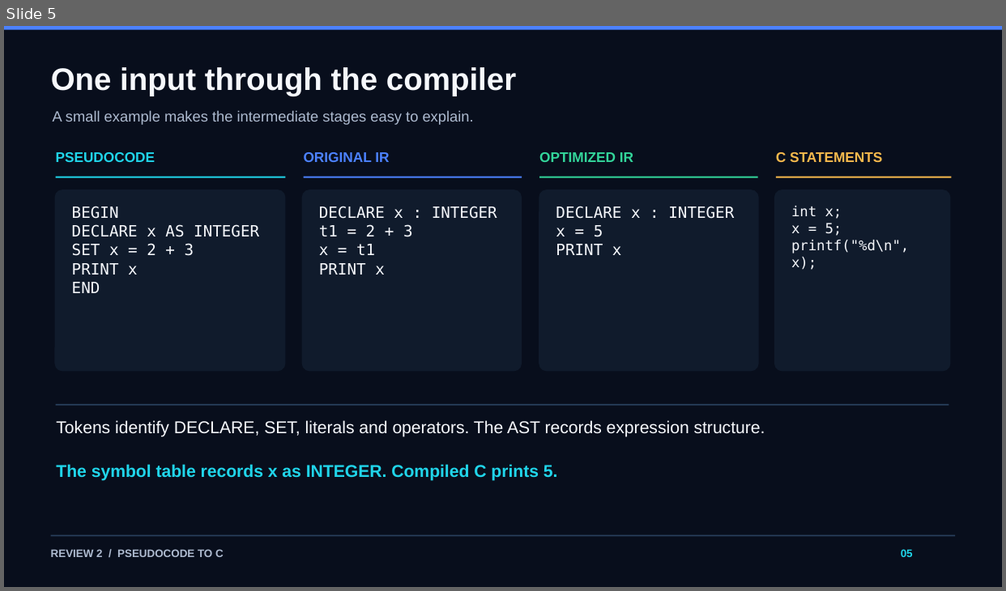
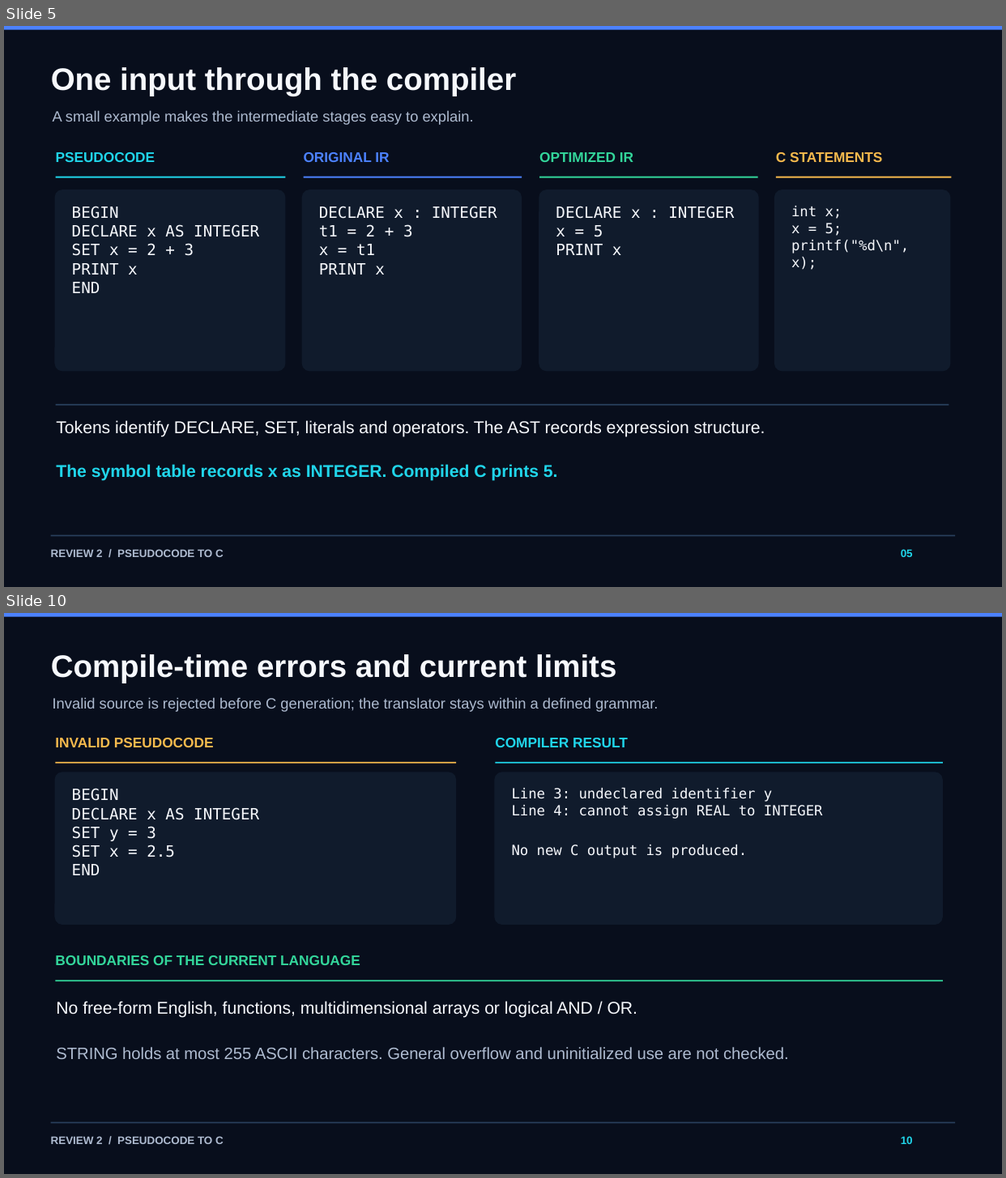
Before and after one commit to Sashwath-sash/pseudocode-to-c, a slide deck: docs/Pseudocode_to_C_Review2.pptx. Shown one above the other, each under a label of ours: slide 5 before the commit, slides 5 and 10 after it; the slides between them are not shown. The pictures are 1006x591 and 1006x1178 pixels, drawn with LibreOffice and Linux fonts; fonts in the diff are those of the drawing. Boxes give left, top, right and bottom in pixels: in the first picture for what was removed or moved away, otherwise in the second. Text is boxed around its words. In the diff, an @@ line names an element or a change of style, - is before the commit and + after.

Commit message:
Show end-to-end compiler examples in Review 2 deck

```diff
--- a/docs/Pseudocode_to_C_Review2.pptx
+++ b/docs/Pseudocode_to_C_Review2.pptx
@@ slide 10 added at [4,613,1002,1174], background #080E1C @@
@@ rectangle added at [4,613,1002,617], fill #4C82FF @@
@@ text added at [51,654,616,683], 30 pt, text #F6F8FC, bold @@
+Compile-time errors and current limits
@@ text added at [53,697,658,712], 14.2 pt, text #AEBBD0 @@
+Invalid source is rejected before C generation; the translator stays within a defined grammar.
@@ text added at [55,738,214,747], 13.5 pt, text #F6B94D, bold @@
+INVALID PSEUDOCODE
@@ text added at [495,738,628,747], 13.5 pt, text #20D5EA, bold @@
+COMPILER RESULT
@@ rounded rectangle added at [55,772,456,924], fill #101B2C @@
@@ rectangle added at [56,762,456,764], fill #F6B94D @@
@@ rounded rectangle added at [494,772,943,924], fill #101B2C @@
@@ rectangle added at [495,762,943,764], fill #20D5EA @@
@@ text added at [72,788,259,875], 15 pt, text #F6F8FC @@
+BEGIN
+DECLARE x AS INTEGER
+SET y = 3
+SET x = 2.5
+END
@@ text added at [512,788,823,858], 13.5 pt, text #F6F8FC @@
+Line 3: undeclared identifier y
+Line 4: cannot assign REAL to INTEGER
+No new C output is produced.
@@ text added at [55,956,360,965], 13.5 pt, text #33D69B, bold @@
+BOUNDARIES OF THE CURRENT LANGUAGE
@@ rectangle added at [56,981,943,982], fill #33D69B @@
@@ text added at [56,1001,638,1018], 16.5 pt, text #F6F8FC @@
+No free-form English, functions, multidimensional arrays or logical AND / OR.
@@ text added at [56,1047,789,1059], 15.8 pt, text #AEBBD0 @@
+STRING holds at most 255 ASCII characters. General overflow and uninitialized use are not checked.
@@ rectangle added at [50,1122,955,1123], fill #29405D @@
@@ text added at [51,1136,224,1144], 10.5 pt, text #AEBBD0, bold @@
+REVIEW 2 / PSEUDOCODE TO C
@@ text added at [901,1136,913,1144], 10.5 pt, text #20D5EA, bold @@
+10
```
Also in this commit, not shown: 1 slide changed, 4 other slides added, 5 slides removed.
